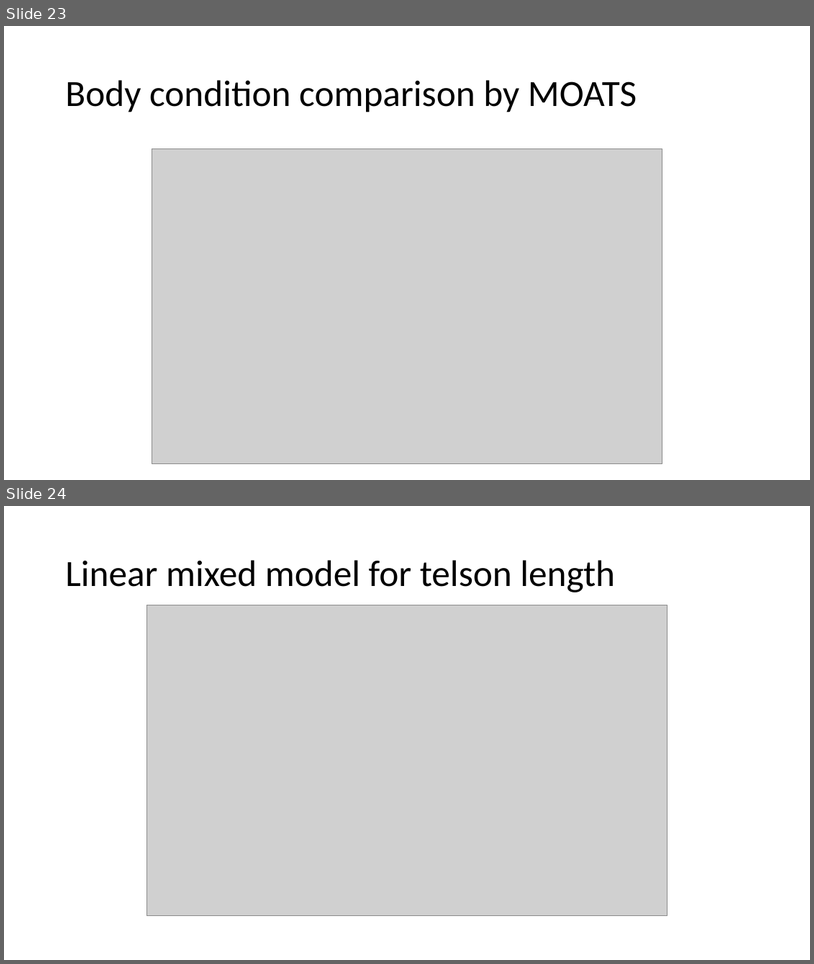
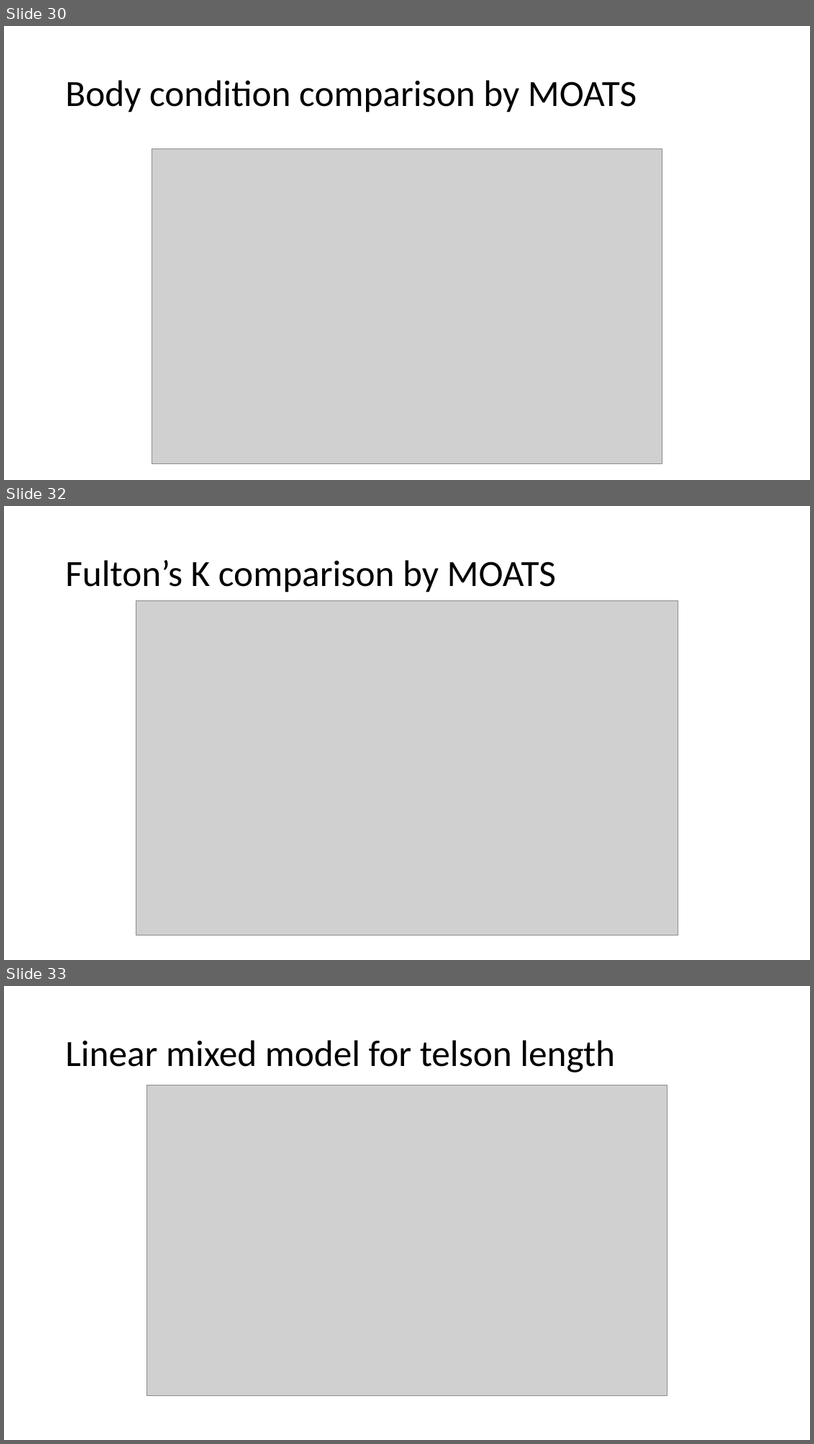
Before and after one commit to NWFSC-OA-lab/krill_size_2019, a slide deck: Krill size plots.pptx. Shown one above the other, each under a label of ours: slides 23 and 24 before the commit, slides 30, 32 and 33 after it; the slides between them are not shown. The pictures are 814x964 and 814x1444 pixels, drawn with LibreOffice and Linux fonts; fonts in the diff are those of the drawing; grey boxes stand for pictures. Boxes give left, top, right and bottom in pixels: in the first picture for what was removed or moved away, otherwise in the second. Text is boxed around its words. In the diff, an @@ line names an element or a change of style, - is before the commit and + after.

Commit message:
Fully updated Fulton's K stats

```diff
--- a/Krill size plots.pptx
+++ b/Krill size plots.pptx
@@ slide 32 added at (4, 506, 810, 960), background #FFFFFF @@
@@ title added at (65, 560, 556, 592), 44 pt, text #000000 @@
+Fulton’s K comparison by MOATS
@@ picture added at (136, 601, 679, 936) @@
@@ what was slide 23 is now slide 30 @@
@@ what was slide 24 is now slide 33 @@
```
Also in this commit, not shown: 2 slides changed, 9 other slides added, 2 other files.
